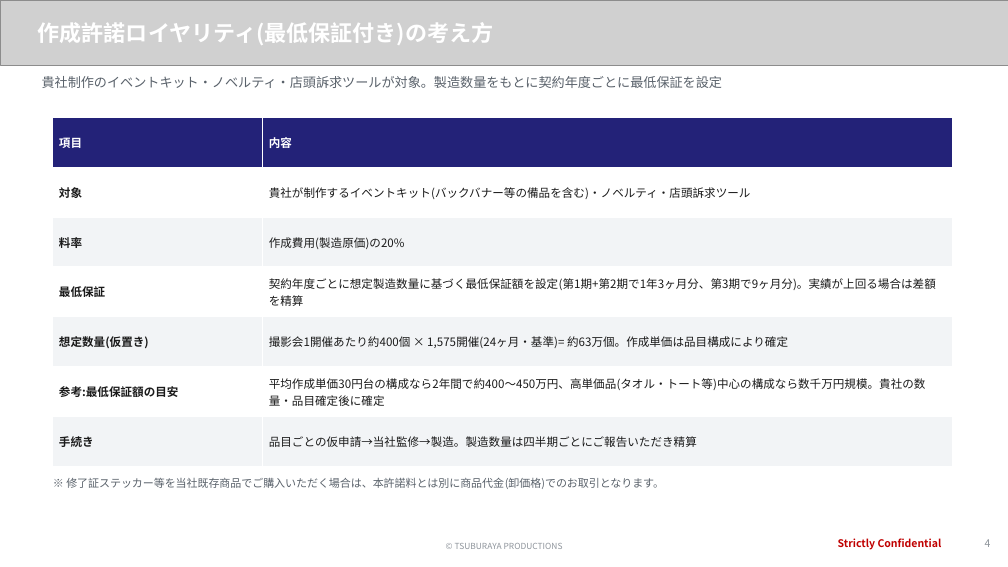
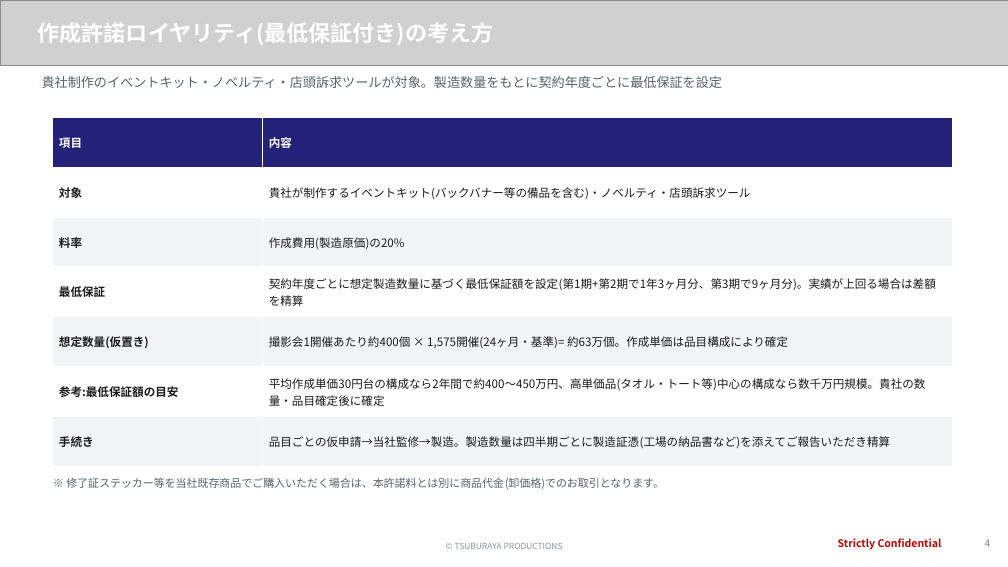
Before and after one commit to hayatoshintani-spe/kessho-lens, a slide deck: slide 4 of docs/proposals/softbank-ultraman-caravan/SB様提示用_お見積り_最低保証プラン.pptx. Drawn at 1008x567 pixels with LibreOffice and Linux fonts; fonts in the diff are those of the drawing; grey boxes stand for pictures. Boxes give left, top, right and bottom in pixels: in the first picture for what was removed or moved away, otherwise in the second. Text is boxed around its words. In the diff, an @@ line names an element or a change of style, - is before the commit and + after.

```diff
--- a/docs/proposals/softbank-ultraman-caravan/SB様提示用_お見積り_最低保証プラン.pptx
+++ b/docs/proposals/softbank-ultraman-caravan/SB様提示用_お見積り_最低保証プラン.pptx
@@ table at [53,117,953,467] @@
-row 7, column 2: 品目ごとの仮申請→当社監修→製造。製造数量は四半期ごとにご報告いただき精算
+row 7, column 2: 品目ごとの仮申請→当社監修→製造。製造数量は四半期ごとに製造証憑(工場の納品書など)を添えてご報告いただき精算
```
Also in this commit, not shown: 1 other slide changed, 20 other files.
